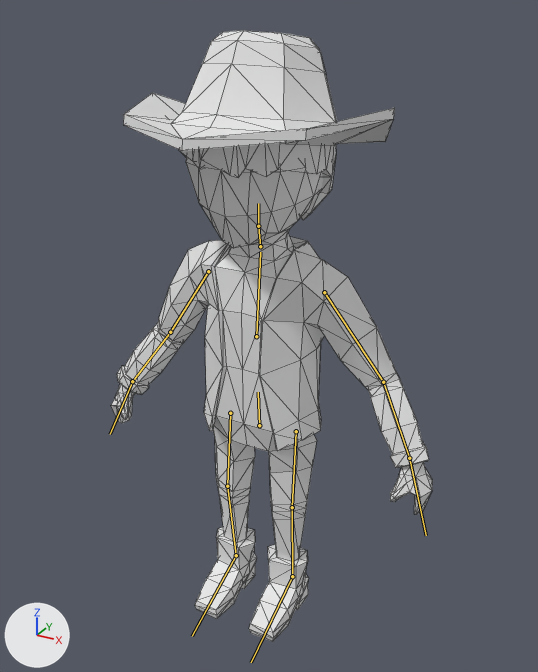
The glTF model app/src/main/assets/models/model/armature-2-animations.glb as it was, and as the next commit left it.
Before and after are seen from a camera (50 mm lens) standing at (4.81, -8.45, 9.54) and looking at (0.11, 0.09, 5.27). The axes (+X, +Y, +Z) are drawn at lower left. The lights are the same throughout. The bones that bend it are drawn over the model as lines. Mesh edges are drawn as thin lines.
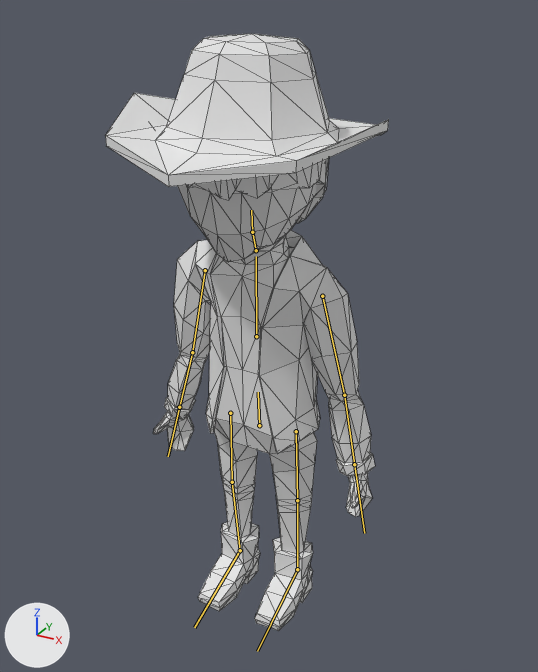
Commit message: Animation Transitions working

The newer file adds an action. The first version stands in its rest pose; the second is drawn at frame 0 of the action 'Still'.

The edits, one by one:
Bone 'Chest' (bone_chest) turns from (0, 0, 0) to (9, 1, -2) degrees about its own x, y and z.
Bone 'Upper_Arm.L' (bone_upper_arm_l) turns from (0, 0, 0) to (12, 26, -15) degrees about its own x, y and z.
Bone 'Lower_Arm.L' (bone_lower_arm_l) turns from (0, 0, 0) to (5, -48, 15) degrees about its own x, y and z.
Bone 'Hand.L' (bone_hand_l) turns from (0, 0, 0) to (12, -27, -16) degrees about its own x, y and z.
Bone 'Upper_Arm.R' (bone_upper_arm_r) turns from (0, 0, 0) to (13, -10, 20) degrees about its own x, y and z.
Bone 'Lower_Arm.R' (bone_lower_arm_r) turns from (0, 0, 0) to (-15, 36, 7) degrees about its own x, y and z.
Bone 'Hand.R' (bone_hand_r) turns from (0, 0, 0) to (-14, 46, -18) degrees about its own x, y and z.
Bone 'Upper_Leg.L' (bone_upper_leg_l) turns from (0, 0, 0) to (-9, -1, 0) degrees about its own x, y and z.
Bone 'Lower_Leg.L' (bone_lower_leg_l) turns from (0, 0, 0) to (-9, -1, 0) degrees about its own x, y and z.
Bone 'Foot.L' (bone_foot_l) turns from (0, 0, 0) to (4, 1, 0) degrees about its own x, y and z.
Bone 'Upper_Leg.R' (bone_upper_leg_r) turns from (0, 0, 0) to (-6, -1, 0) degrees about its own x, y and z.
Bone 'Lower_Leg.R' (bone_lower_leg_r) turns from (0, 0, 0) to (-6, 1, 1) degrees about its own x, y and z.
Bone 'Foot.R' (bone_foot_r) turns from (0, 0, 0) to (2, 0, 0) degrees about its own x, y and z.

What differs and where, as boxes [x1, y1, x2, y2] in the pictures (538 x 672 px):
'Cube.001', posed (12% narrower): before [111, 30, 433, 641]; after [106, 34, 389, 631]
bone 'Chest', root to tip: before (256, 336) to (260, 252); after (256, 336) to (256, 256)
bone 'Upper_Arm.L', root to tip: before (324, 292) to (383, 382); after (322, 296) to (344, 395)
bone 'Lower_Arm.L', root to tip: before (383, 382) to (409, 458); after (344, 395) to (354, 464)
bone 'Hand.L', root to tip: before (409, 458) to (426, 535); after (354, 464) to (364, 533)
bone 'Upper_Arm.R', root to tip: before (208, 271) to (170, 332); after (205, 270) to (192, 352)
bone 'Lower_Arm.R', root to tip: before (170, 332) to (132, 381); after (192, 352) to (179, 407)
bone 'Hand.R', root to tip: before (132, 381) to (110, 434); after (179, 407) to (168, 456)
bone 'Upper_Leg.L', root to tip: before (296, 431) to (292, 507); after (296, 431) to (297, 500)
bone 'Lower_Leg.L', root to tip: before (292, 507) to (292, 576); after (297, 500) to (297, 569)
bone 'Foot.L', root to tip: before (292, 576) to (251, 662); after (297, 569) to (257, 651)
bone 'Upper_Leg.R', root to tip: before (230, 413) to (227, 486); after (230, 413) to (232, 482)
bone 'Lower_Leg.R', root to tip: before (227, 486) to (236, 555); after (232, 482) to (240, 550)
bone 'Foot.R', root to tip: before (236, 555) to (192, 636); after (240, 550) to (194, 627)
